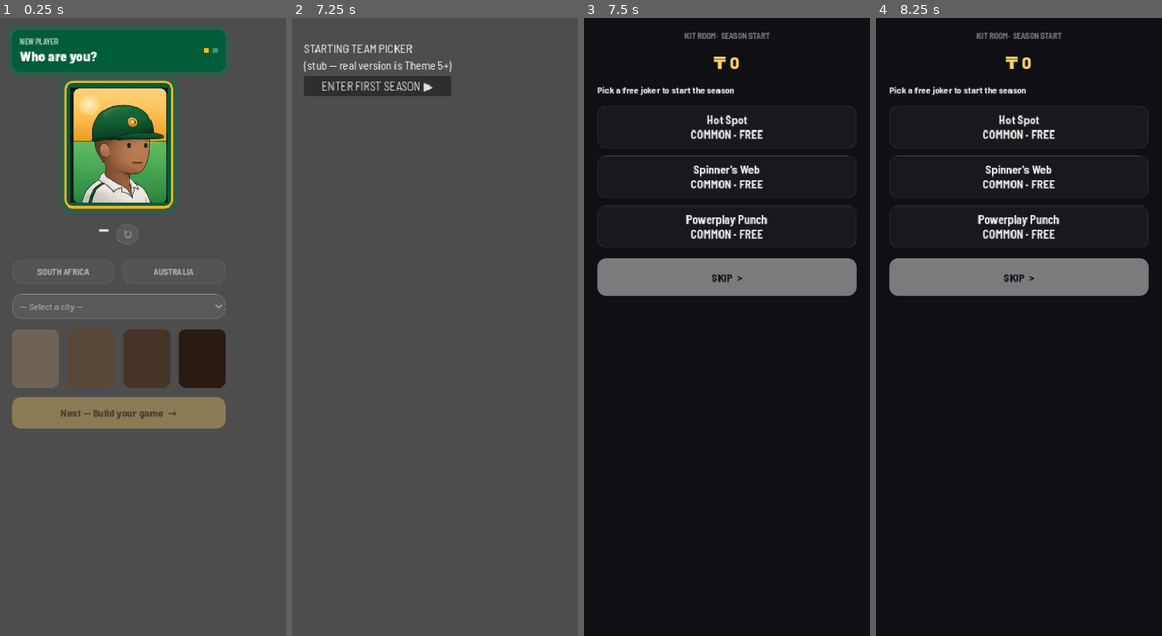
Above: before the commit, frames 1-4 (left to right).
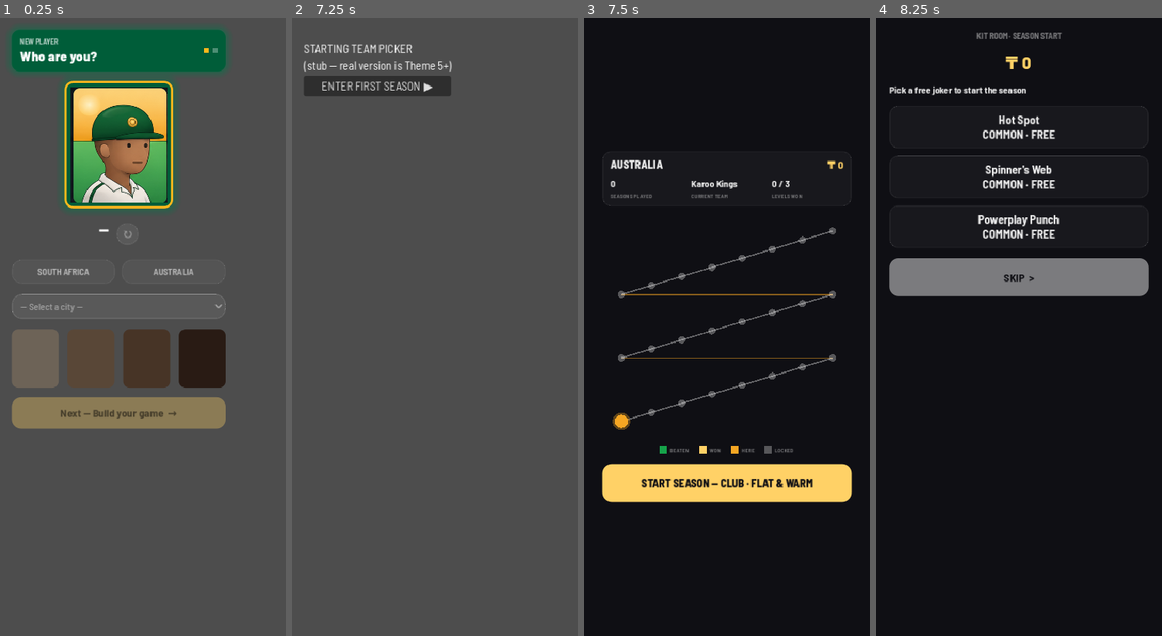
Above: after the commit, the same moments.

Repository: nico101rsa/cricket-v3
Game: Godot game, scene res://scenes/main.tscn
The game is run twice, just before and just after one commit, with the same random seed, the same clock (stepped at 60 frames per second) and the same inputs.
Inputs (mouse positions are in pixels of both pictures, inside the frame that each line leads up to):
- Up to frame 1 (0.25 s): no input
- Up to frame 2 (7.25 s): click "SOUTH AFRICA" at 0.5 s; click "AUSTRALIA" at 1.25 s; click "— Select a city —" at 2 s; click (326, 357) at 2.77 s; click "Melbourne" at 3.5 s; click (383, 357) at 4.27 s; click (437, 357) at 5.02 s; click "Next — Build your game →" at 5.75 s; click "Begin Career" at 6.5 s
- Up to frame 3 (7.5 s): click "ENTER FIRST SEASON ▶" at 7.25 s
- Up to frame 4 (8.25 s): click (1019, 481) at 8 s, where only the run after the commit has a clickable "START SEASON — CLUB · FLAT & …"

Frames 1-2 are identical in both runs. In frame 3, 15% of the frame differs, in the area x 4-96%, y 2-79%; in frame 4, nothing differs.

Commit message:
feat: Career Grid is the between-seasons home (boot + outcome routing)
Co-Authored-By: Claude Fable 5 <noreply@anthropic.com>

Diff:
--- a/scenes/main.gd
+++ b/scenes/main.gd
@@ -14,15 +14,32 @@
 const OFFERS := preload("res://scenes/offers/offers.tscn")
 const PRE_MATCH := preload("res://scenes/pre_match/pre_match.tscn")
 const RESULT := preload("res://scenes/result/result.tscn")
+const CAREER_GRID := preload("res://scenes/career_grid/career_grid.tscn")
 
 @onready var _slot: Control = $Slot
 
 func _ready() -> void:
 	LifecycleManager.career_ended.connect(_on_career_ended)
-	if SaveManager.has_player():
-		_push_hub()
-	else:
+	if not SaveManager.has_player():
 		_start_creation()
+	elif SaveManager.has_live_season():
+		_push_hub()            # mid-season resume, unchanged
+	else:
+		_push_career_grid()    # between seasons: the career map is home (ADR 0010)
+
+# The between-Seasons home (nav-shell spec 2026-07-03, Slice 3). Read-only:
+# create-if-absent mirrors hub.boot's career bootstrapping (DN10) so a fresh
+# career renders without booting a season; the season itself still only starts
+# on hub.boot() when START SEASON is tapped.
+func _push_career_grid() -> void:
+	var player := SaveManager.load_player()
+	var career: CareerState = SaveManager.load_career() if SaveManager.has_career() \
+		else CareerResolver.start_career(0)
+	SaveManager.save_career(career)
+	var screen := CAREER_GRID.instantiate()
+	screen.start_season.connect(_push_hub)
+	_push(screen)
+	screen.set_career(career, player)
 
 # draft is null on a fresh cold start / new Player, or the in-progress draft when
 # the user taps Back from Build (spec §4: Back preserves picks). Passing it into
@@ -43,7 +60,7 @@
 
 func _on_build_confirmed(_player: Player) -> void:
 	var picker := STARTING_TEAM.instantiate()
-	picker.proceed_to_season.connect(_push_hub)
+	picker.proceed_to_season.connect(_push_career_grid)
 	_push(picker)
 
 # Instantiate the Season Hub, mount it, then boot a real season. boot() is
@@ -257,7 +274,9 @@
 	if transition.get("complete", false):
 		screen.continue_pressed.connect(func(): LifecycleManager.win_out())
 	else:
-		screen.continue_pressed.connect(_push_hub)
+		# Between seasons the Career Grid is home (ADR 0010) — the next season
+		# only starts from its START SEASON.
+		screen.continue_pressed.connect(_push_career_grid)
 	_push(screen)
 	screen.set_outcome(play.season_result(), play.pay_so_far(), play.season_wins(),
 		career, transition)
